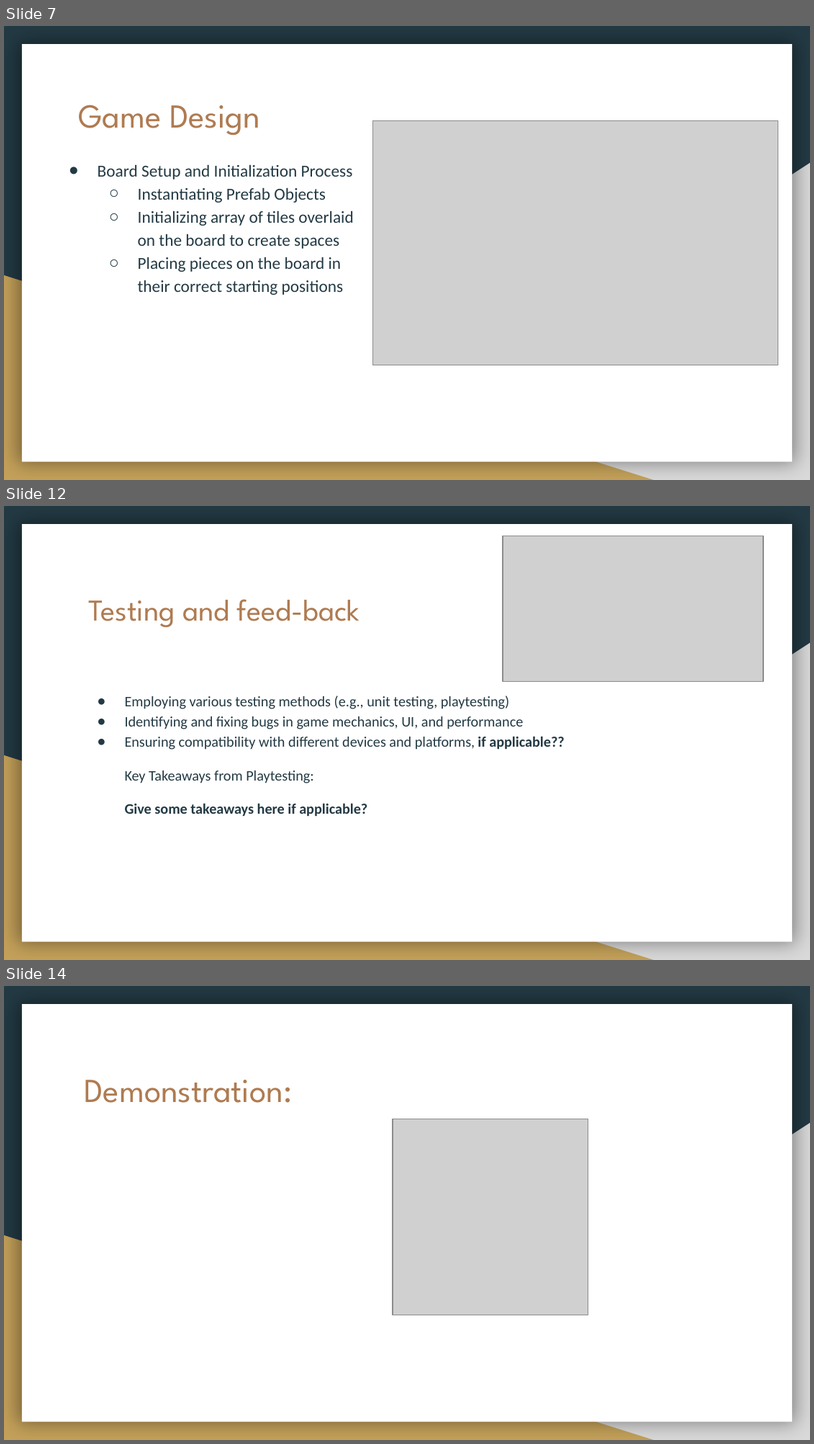
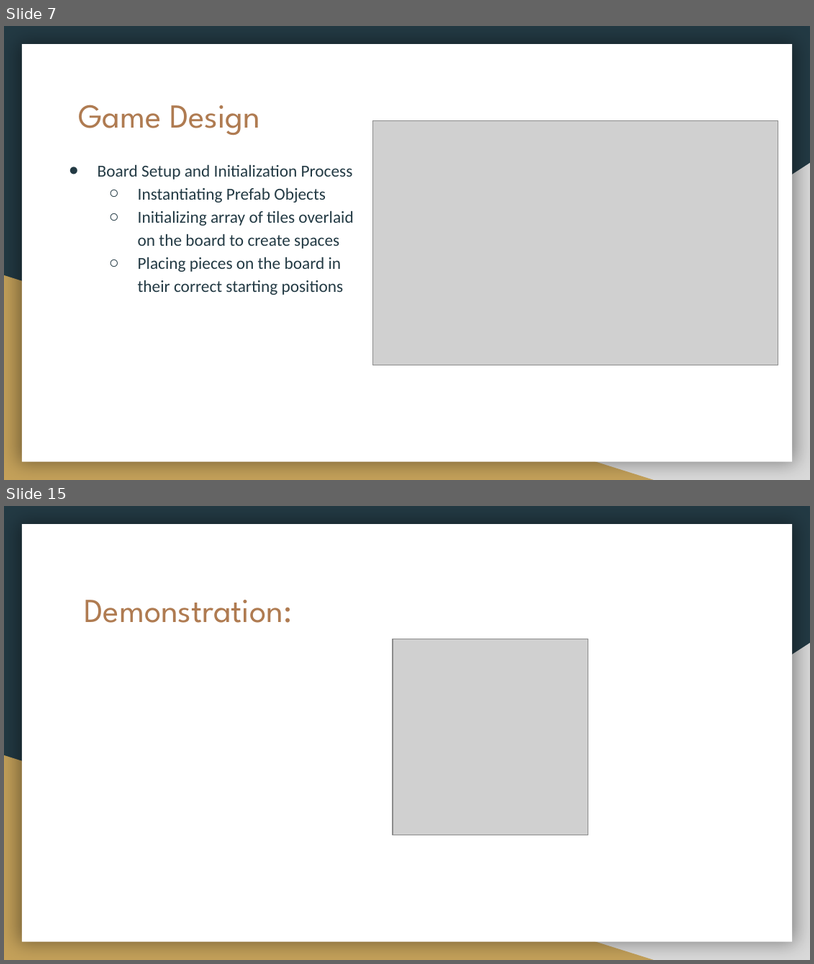
Before and after one commit to shakeebur/CIS434-TermProject-Group1, a slide deck: Project demonstration.pptx. Shown one above the other, each under a label of ours: slides 7, 12 and 14 before the commit, slides 7 and 15 after it; the slides between them are not shown. The pictures are 814x1444 and 814x964 pixels, drawn with LibreOffice and Linux fonts; fonts in the diff are those of the drawing; grey boxes stand for pictures. Boxes give left, top, right and bottom in pixels: in the first picture for what was removed or moved away, otherwise in the second. Text is boxed around its words. In the diff, an @@ line names an element or a change of style, - is before the commit and + after.

```diff
--- a/Project demonstration.pptx
+++ b/Project demonstration.pptx
@@ slide 12 removed at [4,506,810,960], background #233A44; not listed: 3 template elements that a slide beside it also shows @@
@@ picture removed at [503,536,764,681] @@
@@ title removed at [88,599,360,627] @@
-Testing and feed-back
@@ text removed at [125,695,564,816] @@
-● Employing various testing methods (e.g., unit testing, playtesting)
-● Identifying and fixing bugs in game mechanics, UI, and performance
-● Ensuring compatibility with different devices and platforms, if applicable??
-Key Takeaways from Playtesting:
-Give some takeaways here if applicable?
@@ what was slide 14 is now slide 15 @@
```
Also in this commit, not shown: 9 slides changed, 2 slides added.
